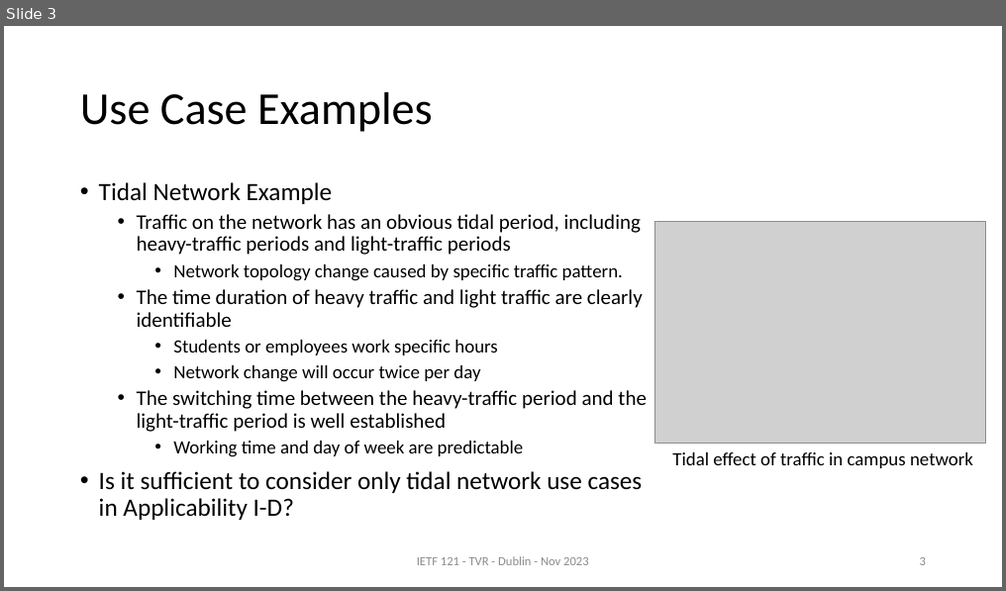
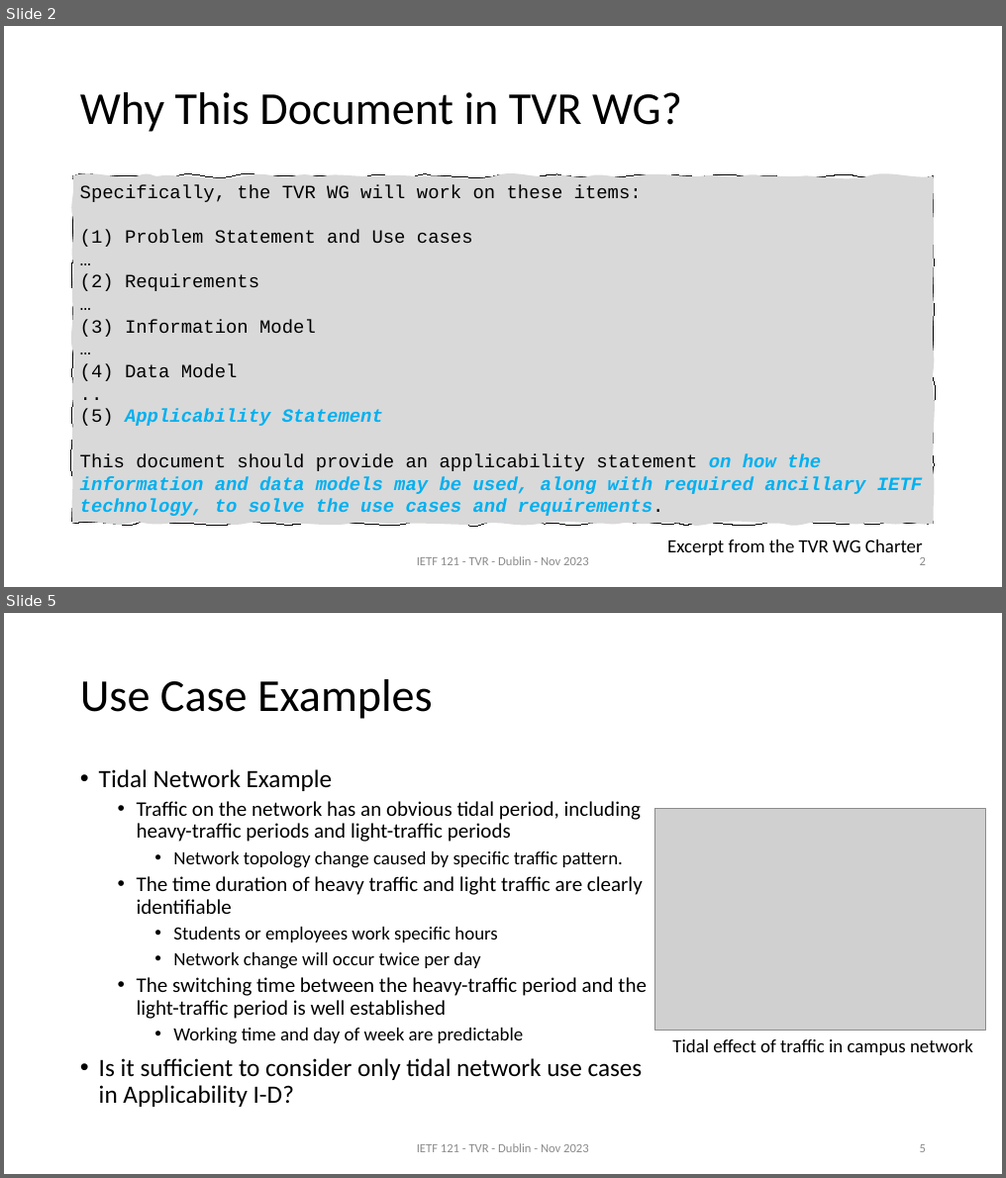
Before and after one commit to zhangli-abcd/TVR-Applicability, a slide deck: slides-121-tvr-applicability-statement v01.pptx. Shown one above the other, each under a label of ours: slide 3 before the commit, slides 2 and 5 after it; the slides between them are not shown. The pictures are 1006x591 and 1006x1178 pixels, drawn with LibreOffice and Linux fonts; fonts in the diff are those of the drawing; grey boxes stand for pictures. Boxes give left, top, right and bottom in pixels: in the first picture for what was removed or moved away, otherwise in the second. Text is boxed around its words. In the diff, an @@ line names an element or a change of style, - is before the commit and + after.

```diff
--- a/slides-121-tvr-applicability-statement v01.pptx
+++ b/slides-121-tvr-applicability-statement v01.pptx
@@ slide 2 added at [4, 26, 1002, 587], background #FFFFFF @@
@@ title added at [80, 92, 682, 132], 44 pt, text #000000 @@
+Why This Document in TVR WG?
@@ freeform shape added at [73, 176, 934, 524], fill #D9D9D9, outline #000000 0.75 pt, 18 pt, text #000000 @@
+Specifically, the TVR WG will work on these items:
+(1) Problem Statement and Use cases
+…
+(2) Requirements
+…
+(3) Information Model
+…
+(4) Data Model
+..
+(5) Applicability Statement
+This document should provide an applicability statement on how the information and data models may be used, along with required ancillary IETF technology, to solve the use cases and requirements.
@@ text added at [417, 557, 589, 566], 12 pt, text #8C8C8C @@
+IETF 121 - TVR - Dublin - Nov 2023
@@ text added at [667, 540, 923, 559], 18 pt, text #000000 @@
+Excerpt from the TVR WG Charter
@@ page number added at [920, 558, 926, 566], 12 pt, text #8C8C8C @@
+2
@@ what was slide 3 is now slide 5 @@
```
Also in this commit, not shown: 12 slides changed, 1 other slide added.
